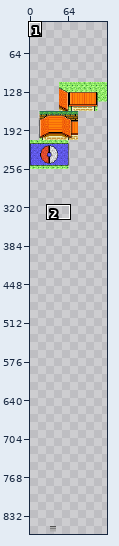
A pixel-art file gets an edit: data/tilesets/secondary/postwick/.src/postwick.aseprite. Above, an overview of the earlier version with the close-up marked.
Close-up. Old version:
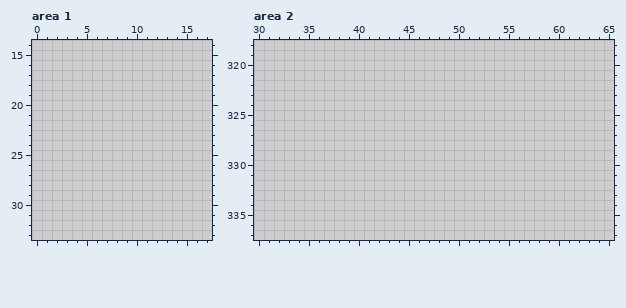
128x1024 pixels, 1 frame. Shown: area 1: x 0..17, y 14..33; area 2: x 30..65, y 318..337. The old version is drawn lined up with the new one. The wide view leaves out empty margins. The commit also changed other parts of the picture, which this record leaves out.
The result:
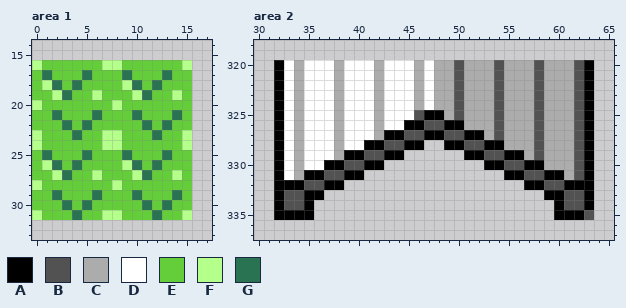
Palette (. is transparent): A #000000  B #525252  C #acacac  D #ffffff  E #63ce39  F #b5ff8b  G #297353
The exact change:
drawings rearranged on the sheet (the old picture shows each at its new place; 1 dropped ones are not shown)
Area 1:
y 16: x 0..15 ................ -> FEEEEEEFFEEEEEEF
y 17: x 0..15 ................ -> EGEEEGEEEGEEEGEE
y 18: x 0..15 ................ -> EFGEGEEEEFGEGEEE
y 19: x 0..15 ................ -> EEFGEEFEEEFGEEFE
y 20: x 0..15 ................ -> FEEEEEEEFEEEEEEE
y 21: x 0..15 ................ -> EEGEEEGEEEGEEEGE
y 22: x 0..15 ................ -> EEEGEGEEEEEGEGEE
y 23: x 0..15 ................ -> FEEEGEEFFEEEGEEF
y 24: x 0..15 ................ -> FEEEEEEFFEEEEEEF
y 25: x 0..15 ................ -> EGEEEGEEEGEEEGEE
y 26: x 0..15 ................ -> EFGEGEEEEFGEGEEE
y 27: x 0..15 ................ -> EEFGEEFEEEFGEEFE
y 28: x 0..15 ................ -> FEEEEEEEFEEEEEEE
y 29: x 0..15 ................ -> EEGEEEGEEEGEEEGE
y 30: x 0..15 ................ -> EEEGEGEEEEEGEGEE
y 31: x 0..15 ................ -> FEEEGEEFFEEEGEEF
Area 2:
y 320..324: x 32..63 ................................ -> ADCDDDCDDDCDDDCDCCBCCCBCCCBCCCBA
y 325: x 32..63 ................................ -> ADCDDDCDDDCDDDBAACBCCCBCCCBCCCBA
y 326: x 32..63 ................................ -> ADCDDDCDDDCDDAABBAACCCBCCCBCCCBA
y 327: x 32..63 ................................ -> ADCDDDCDDDCAABBAABBAACBCCCBCCCBA
y 328: x 32..46 ............... -> ADCDDDCDDAABBAA; x 49..63 ............... -> AABBAACCCBCCCBA
y 329: x 32..44 ............. -> ADCDDDCAABBAA; x 51..63 ............. -> AABBAACBCCCBA
y 330: x 32..42 ........... -> ADCDDAABBAA; x 53..63 ........... -> AABBAACCCBA
y 331: x 32..40 ......... -> ADCAABBAA; x 55..63 ......... -> AABBAACBA
y 332: x 32..38 ....... -> AAABBAA; x 57..63 ....... -> AABBAAA
y 333: x 32..36 ..... -> ABBAA; x 59..63 ..... -> AABBA
y 334: x 32..35 .... -> ABBA; x 60..63 .... -> ABBA
y 335: x 32..35 .... -> AAAA; x 60..63 .... -> AAAB
